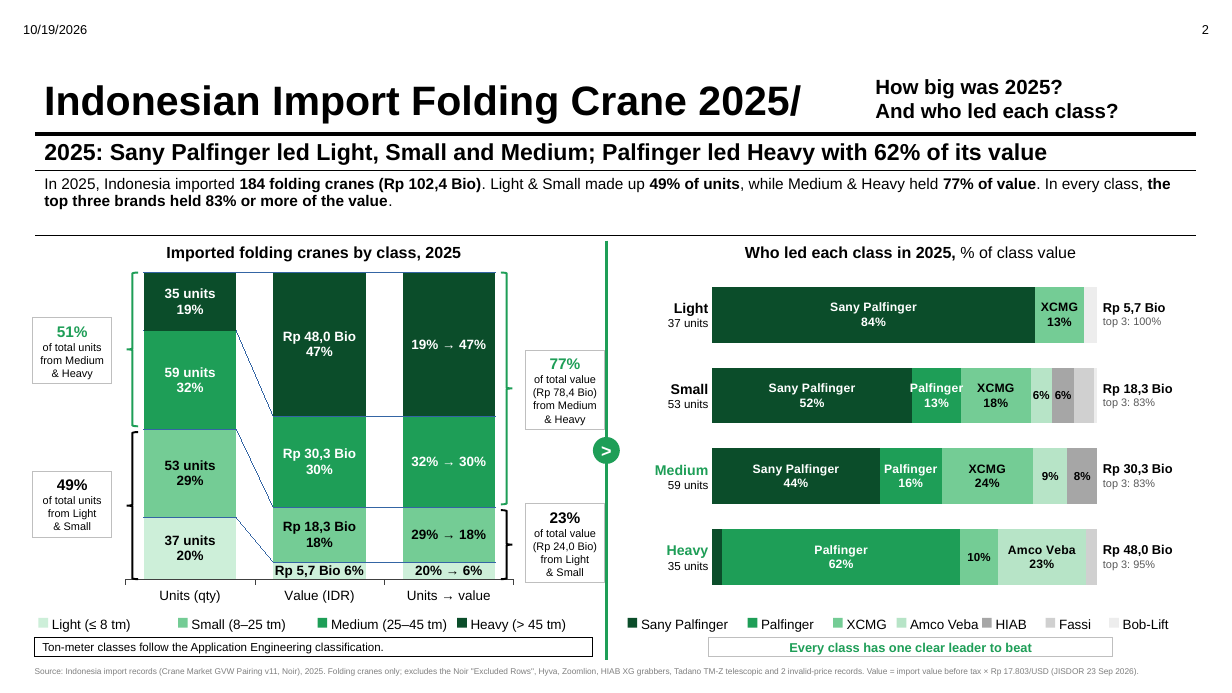
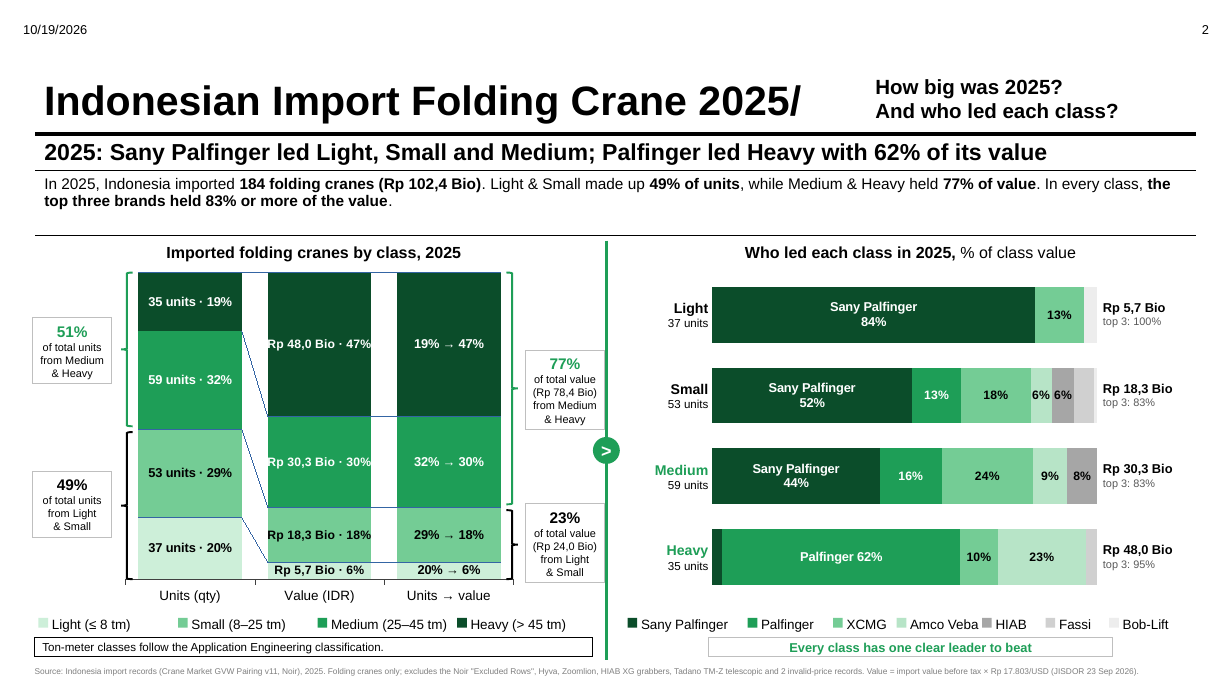
Before and after one commit to Godson7777/6month, a slide deck: slide 2 of nedp_deck/v7/CR_Deck.pptx. Drawn at 1232x693 pixels with LibreOffice and Linux fonts; fonts in the diff are those of the drawing. Boxes give left, top, right and bottom in pixels: in the first picture for what was removed or moved away, otherwise in the second. Text is boxed around its words. In the diff, an @@ line names an element or a change of style, - is before the commit and + after.

```diff
--- a/nedp_deck/v7/CR_Deck.pptx
+++ b/nedp_deck/v7/CR_Deck.pptx
@@ column stacked 100% chart at (x1=117, y1=266, x2=522, y2=611) @@
@@ Series 1, Units (qty): 20 to 0.201087 @@
@@ Series 1, Value (IDR): 6 to 0.055666 @@
@@ Series 1, Units → value: 6 to 0.055666 @@
@@ data labels of Series 1 added @@
@@ Series 2, Units (qty): 29 to 0.288043 @@
@@ Series 2, Value (IDR): 18 to 0.178853 @@
@@ Series 2, Units → value: 18 to 0.178853 @@
@@ data labels of Series 2 added @@
@@ Series 3, Units (qty): 32 to 0.320652 @@
@@ Series 3, Value (IDR): 30 to 0.296364 @@
@@ Series 3, Units → value: 30 to 0.296364 @@
@@ data labels of Series 3 added @@
@@ Series 4, Units (qty): 19 to 0.190217 @@
@@ Series 4, Value (IDR): 47 to 0.469117 @@
@@ Series 4, Units → value: 47 to 0.469117 @@
@@ data labels of Series 4 added @@
@@ bar spacing changed @@
@@ bar stacked 100% chart at (x1=713, y1=268, x2=1098, y2=605) @@
-Series 1: 3, 44, 52, 84
+Series 1: 0.025721, 0.435836, 0.519347, 0.838882
@@ data labels of Series 1 added @@
@@ Series 2, 1: 62 to 0.619097 @@
@@ Series 2, 2: 16 to 0.160441 @@
@@ Series 2, 3: 13 to 0.127895 @@
@@ data labels of Series 2 added @@
-Series 3: 10, 24, 18, 13
+Series 3: 0.096734, 0.237175, 0.179821, 0.127123
@@ data labels of Series 3 added @@
@@ Series 4, 1: 23 to 0.230365 @@
@@ Series 4, 2: 9 to 0.089438 @@
@@ Series 4, 3: 6 to 0.055287 @@
@@ data labels of Series 4 added @@
@@ Series 5, 2: 8 to 0.07711 @@
@@ Series 5, 3: 6 to 0.058567 @@
@@ data labels of Series 5 added @@
@@ left brace moved from (x1=127, y1=273, x2=138, y2=426) to (x1=121, y1=273, x2=132, y2=426) @@
@@ right brace moved from (x1=501, y1=273, x2=512, y2=505) to (x1=506, y1=273, x2=518, y2=505) @@
@@ left brace moved from (x1=127, y1=433, x2=138, y2=579) to (x1=121, y1=433, x2=132, y2=579) @@
@@ right brace moved from (x1=501, y1=510, x2=512, y2=579) to (x1=506, y1=510, x2=518, y2=579) @@
```
Also in this commit, not shown: 1 other slide changed, 2 other files.
